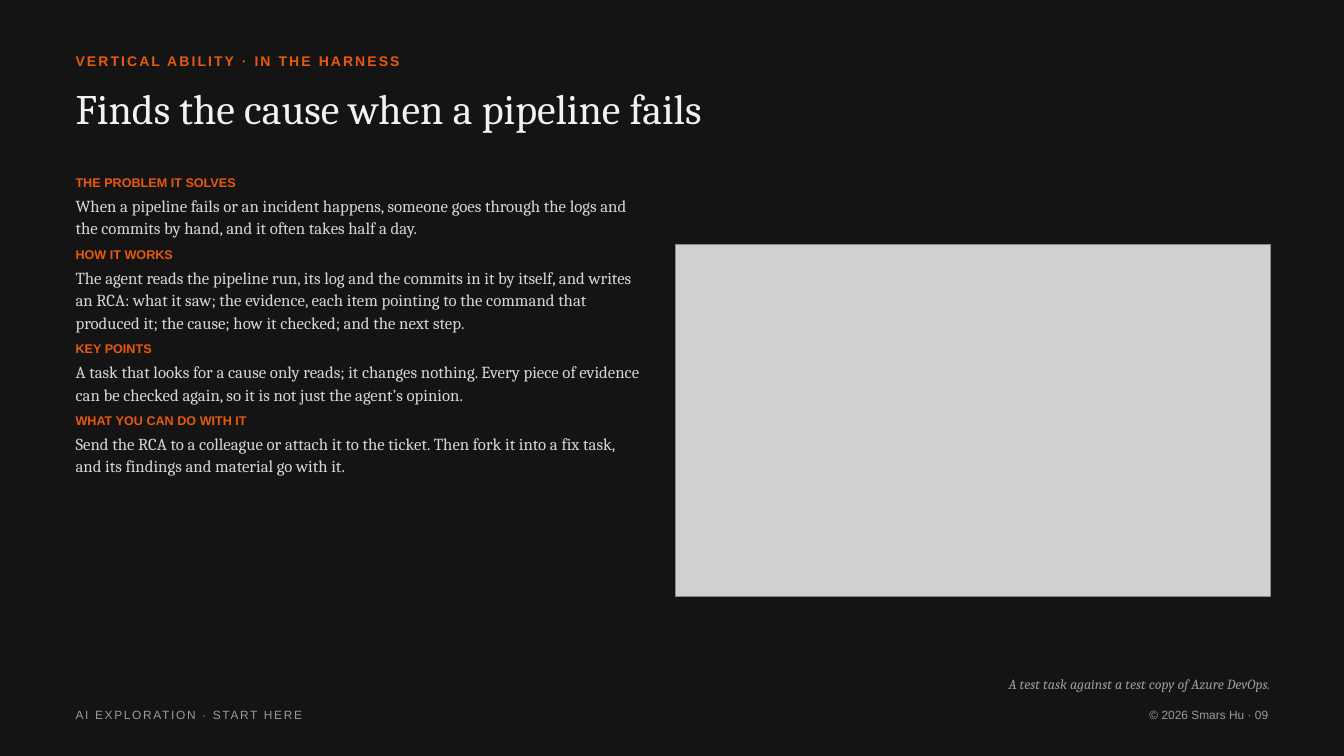
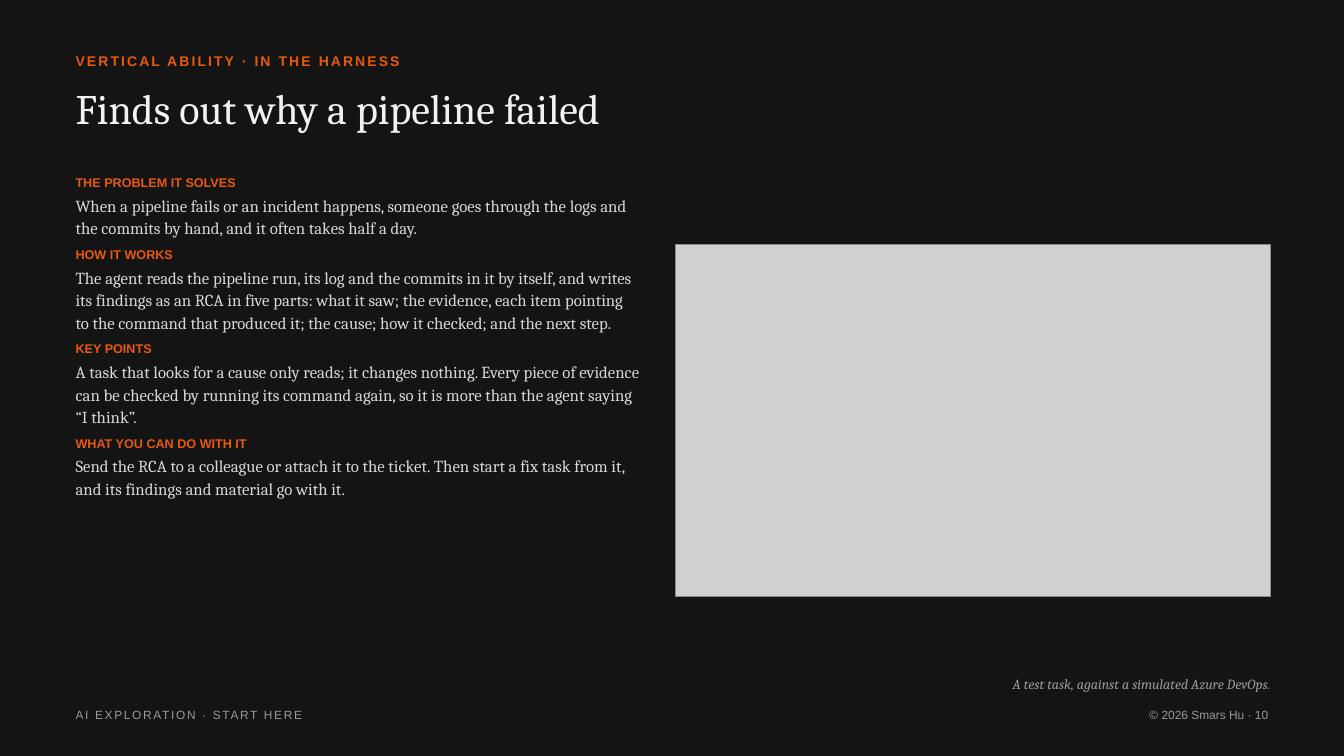
Before and after one commit to Smars-Bin-Hu/ai-exploration, a slide deck: slide 10 of Start Here/Start Here.pptx (slide 9 before the commit). Drawn at 1344x756 pixels with LibreOffice and Linux fonts; fonts in the diff are those of the drawing; grey boxes stand for pictures. Boxes give left, top, right and bottom in pixels: in the first picture for what was removed or moved away, otherwise in the second. Text is boxed around its words. In the diff, an @@ line names an element or a change of style, - is before the commit and + after.

```diff
--- a/Start Here/Start Here.pptx
+++ b/Start Here/Start Here.pptx
@@ text at bbox=[76, 94, 600, 133]: text changed @@
-Finds the cause when a pipeline fails
+Finds out why a pipeline failed
@@ text at bbox=[76, 272, 632, 333]: text changed @@
-The agent reads the pipeline run, its log and the commits in it by itself, and writes an RCA: what it saw; the evidence, each item pointing to the command that produced it; the cause; how it checked; and the next step.
+The agent reads the pipeline run, its log and the commits in it by itself, and writes its findings as an RCA in five parts: what it saw; the evidence, each item pointing to the command that produced it; the cause; how it checked; and the next step.
@@ text at bbox=[76, 366, 639, 423]: text changed @@
-A task that looks for a cause only reads; it changes nothing. Every piece of evidence can be checked again, so it is not just the agent’s opinion.
+A task that looks for a cause only reads; it changes nothing. Every piece of evidence can be checked by running its command again, so it is more than the agent saying “I think”.
@@ text at bbox=[76, 460, 625, 499]: text changed @@
-Send the RCA to a colleague or attach it to the ticket. Then fork it into a fix task, and its findings and material go with it.
+Send the RCA to a colleague or attach it to the ticket. Then start a fix task from it, and its findings and material go with it.
@@ text at bbox=[1013, 679, 1270, 692]: text changed @@
-A test task against a test copy of Azure DevOps.
+A test task, against a simulated Azure DevOps.
@@ text at bbox=[1162, 711, 1268, 719]: text changed @@
-© 2026 Smars Hu · 09
+© 2026 Smars Hu · 10
```
Also in this commit, not shown: 17 other slides changed, 2 slides added, 18 other files.
